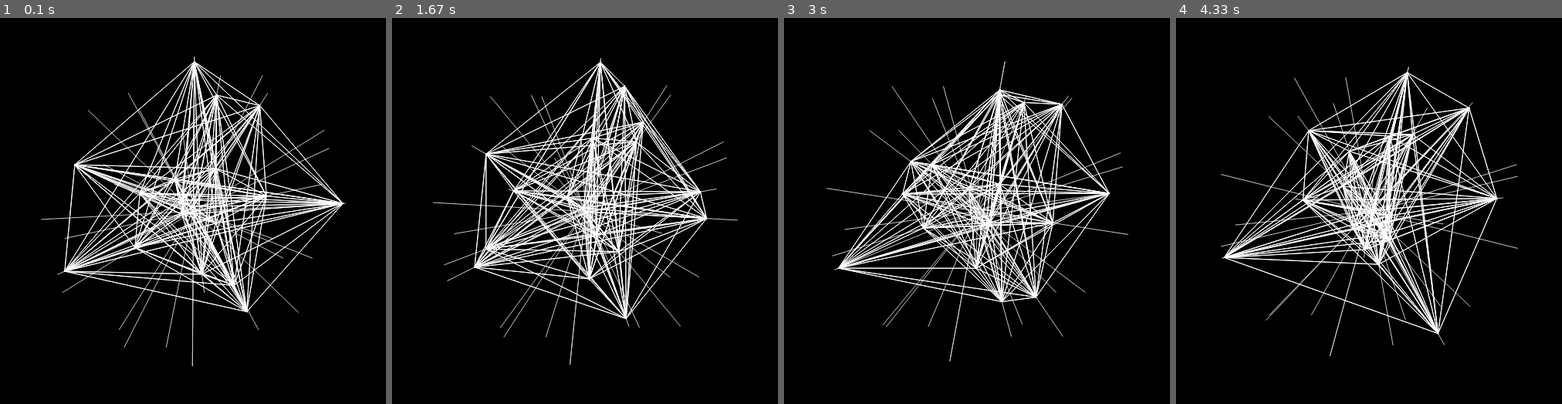
Above: before the commit, frames 1-4 (left to right).
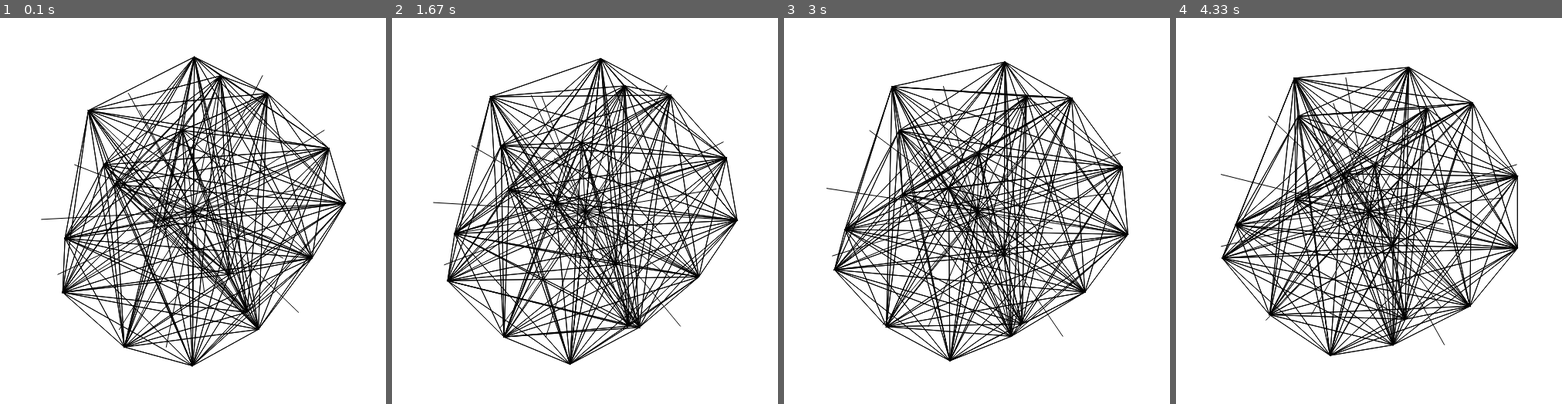
Above: after the commit, the same moments.

Repository: ZzKokonutzZ/python
Game: pygame game, started from 18/18 dimensionnal shape.py
Two runs of this game, one before a commit and one after it. Both use one fixed random seed, a clock stepped at 60 frames per second and the inputs below.
Inputs:
- Up to frame 1 (0.1 s): no input
- Up to frame 2 (1.67 s): no input
- Up to frame 3 (3 s): no input
- Up to frame 4 (4.33 s): no input

The runs differ from the first frame. In frame 1, 92% of the frame differs, in the area x 0-100%, y 0-100%; in frame 2, 92%; in frame 3, 92%; in frame 4, 92%.

Commit message:
stats jdr

Diff:
--- a/18/18 dimensionnal shape.py
+++ b/18/18 dimensionnal shape.py
@@ -34,7 +34,7 @@
 t=0
 while 1 :
     t+=0.005
-    screen.fill((0,0,0))
+    screen.fill((255,255,255))
     # temp_vecs=[]
     # for i in range(18) :
     #     temp_vec=pg.Vector3(0)
@@ -52,12 +52,12 @@
 
         points[i][1]=np.cos(0.001)*points[i][1]-np.sin(0.001)*points[i][2]
         points[i][2]=np.sin(0.001)*points[i][1]+np.cos(0.001)*points[i][2]
-        pg.draw.aaline(screen,(200,200,200),(250-points[i][0],250-points[i][1]),(250+points[i][0],250+points[i][1]))
+        pg.draw.aaline(screen,(0,0,0),(250-points[i][0],250-points[i][1]),(250+points[i][0],250+points[i][1]))
 
     for i in range(18) :
         for ii in range(18):
 
-            pg.draw.aaline(screen,(255,255,255),(250-np.sin(t+i)*points[i][0],250-np.sin(t+i)*points[i][1]),(250-np.sin(t+ii)*points[ii][0],250-np.sin(t+ii)*points[ii][1]))
+            pg.draw.aaline(screen,(0,0,0),(250-points[i][0],250-points[i][1]),(250-points[ii][0],250-points[ii][1]))
     pg.display.update()
 
     clock.tick(60)
--- /dev/null
+++ b/stats_jdr.py
@@ -0,0 +1,93 @@
+from random import randint
+from matplotlib import pyplot
+ch=15
+co=13
+iu=7
+def NR() :
+    d1=D(20)
+    d2=D(20)
+    d3=D(20)
+    n=4
+    if d1==1 :
+        n+=2*(ch-1)
+    else :
+        n+=ch-d1
+    if d2==1 :
+        n+=2*(co-1)
+    else :
+        n+=co-d2
+    if d3==1 :
+        n+=2*(iu-1)
+    else :
+        n+=iu-d3
+    return n
+
+def D(n) :
+    return randint(1,n)
+
+nb=0
+atks_p=[]
+atks=[]
+group_atks=[]
+group_atks_D4=[]
+group_atks_p=[]
+group_atks_p_D4=[]
+
+for i in range(41):
+    atks_p.append(0)
+    atks.append(0)
+    # group_atks.append(0)
+    # group_atks_D4.append(0)
+    # group_atks_p.append(0)
+    # group_atks_p_D4.append(0)
+while nb<100000 :
+    nr=NR()
+    if nr>0:
+        for i in range(nr//4):
+            test=D(20)
+            for malus in range(-20,21,1):
+                if test==1 :
+                    atks_p[malus+20]+=D(6)+D(6)+D(4)+D(4)+12+nr//2
+                    atks[malus+20]+=D(6)+D(6)+D(4)+D(4)+8+nr//2
+                elif test==20 :
+                    pass
+                # for i in range(40) :
+                #     group_atks[i]+=D(6)+D(6)+D(4)+D(4)+8+nr//2+2*i*D(4)
+                #     group_atks_p[i]+=D(6)+D(6)+D(4)+D(4)+12+nr//2+2*i*D(4)
+                #     group_atks_D4[i]+=D(6)+D(6)+D(4)+D(4)+8+nr//2+2*i*D(4)
+                #     group_atks_p_D4[i]+=D(6)+D(6)+D(4)+D(4)+12+nr//2+2*i*D(4)
+                elif D(20)>10 :
+                    if test-malus==2 :
+                        atks_p[malus+20]+=D(6)+D(6)+D(4)+D(4)+12+nr//2
+                        atks[malus+20]+=D(6)+D(6)+D(4)+D(4)+8+nr//2
+                        # for i in range(40) :
+                        #     group_atks[i]+=D(6)+D(6)+D(4)+D(4)+8+nr//2+2*i*D(4)
+                        #     group_atks_p[i]+=D(6)+D(6)+D(4)+D(4)+12+nr//2+2*i*D(4)
+                        #     group_atks_D4[i]+=D(6)+D(6)+D(4)+D(4)+8+nr//2+2*i*D(4)
+                        #     group_atks_p_D4[i]+=D(6)+D(6)+D(4)+D(4)+12+nr//2+2*i*D(4)
+                    elif test-malus<=12 :
+                        atks_p[malus+20]+=D(6)+6+D(4)+nr//4
+                        atks[malus+20]+=D(6)+4+D(4)+nr//4
+                        # for i in range(40) :
+                        #     group_atks[i]+=D(6)+D(4)+6+nr//4+i*D(4)
+                        #     group_atks_p[i]+=D(6)+D(4)+4+nr//4+i*D(4)
+                        #     group_atks_D4[i]+=D(6)+D(6)+D(4)+D(4)+8+nr//2+2*i*D(4)
+                        #     group_atks_p_D4[i]+=D(6)+D(6)+D(4)+D(4)+12+nr//2+2*i*D(4)
+                    elif test-malus==13 :
+                        atks[malus+20]+=D(6)+4+D(4)+nr//4
+                        # group_atks[i]+=D(6)+D(4)+6+nr//4+i*D(4)
+                        # group_atks_D4[i]+=D(6)+D(6)+D(4)+D(4)+8+nr//2+2*i*D(4)
+            # else :
+            #     for i in range(40) :
+
+            #         group_atks_D4[i]+=i*D(4)
+            #         group_atks_p_D4[i]+=i*D(4)
+            nb+=1
+x=[]
+for i in range(41) :
+    atks[i]/=nb
+    atks_p[i]/=nb
+    x.append(i-20)
+pyplot.plot(x,atks)
+pyplot.plot(x,atks_p)
+pyplot.show()
